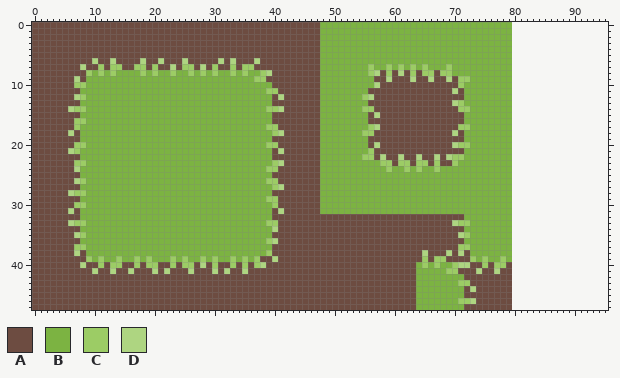
Pixel-art file -- TinyRPG/Assets/Art/Environment/Grass/Grass.aseprite. The picture above is the old version.
80x48 pixels, 1 frame. The old version is drawn lined up with the new one, on the new canvas.
Palette (. is transparent): A #6d4c41  B #7cb342  C #9ccc65  D #aed581
Once edited:
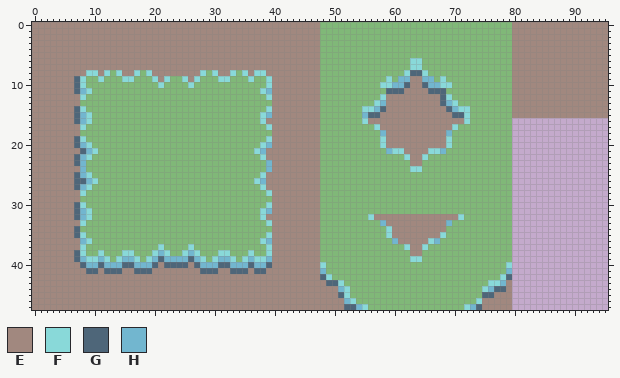
Colours new in this view: E #a1887f  F #89d9d9  G #4e6679  H #72b6cf
The exact change:
canvas 80x48 -> 96x48
colour B: #7cb342 -> #80b878
Changed rows in their new state; - is a pixel that keeps its letter.
first column x 0:
 0 EEEEEEEEEEEEEEEEEEEEEEEEEEEEEEEEEEEEEEEEEEEEEEEE--------------------------------EEEEEEEEEEEEEEEE
 1 EEEEEEEEEEEEEEEEEEEEEEEEEEEEEEEEEEEEEEEEEEEEEEEE--------------------------------EEEEEEEEEEEEEEEE
 2 EEEEEEEEEEEEEEEEEEEEEEEEEEEEEEEEEEEEEEEEEEEEEEEE--------------------------------EEEEEEEEEEEEEEEE
 3 EEEEEEEEEEEEEEEEEEEEEEEEEEEEEEEEEEEEEEEEEEEEEEEE--------------------------------EEEEEEEEEEEEEEEE
 4 EEEEEEEEEEEEEEEEEEEEEEEEEEEEEEEEEEEEEEEEEEEEEEEE--------------------------------EEEEEEEEEEEEEEEE
 5 EEEEEEEEEEEEEEEEEEEEEEEEEEEEEEEEEEEEEEEEEEEEEEEE--------------------------------EEEEEEEEEEEEEEEE
 6 EEEEEEEEEEEEEEEEEEEEEEEEEEEEEEEEEEEEEEEEEEEEEEEE---------------FF---------------EEEEEEEEEEEEEEEE
 7 EEEEEEEEEEEEEEEEEEEEEEEEEEEEEEEEEEEEEEEEEEEEEEEE--------B--B-B-FFB---B----------EEEEEEEEEEEEEEEE
 8 EEEEEEEEEFFEFBFEEFBFEEEEEEEEF-FEEF-FEFFEEEEEEEEE--------BBBBBBFGGFBBBB----------EEEEEEEEEEEEEEEE
 9 EEEEEEEGF--F---FF---FEF--FEF---FF---FBBFEEEEEEEE---------BBFBHHEEHHBFBBBB-------EEEEEEEEEEEEEEEE
10 EEEEEEEGF------------F----F------------FEEEEEEEE---------BFFHHGEEGHHFFBB--------EEEEEEEEEEEEEEEE
11 EEEEEEEGHF----------------------------FHEEEEEEEE--------BBBGGGEEEEGGGBBB--------EEEEEEEEEEEEEEEE
12 EEEEEEEEF------------------------------FEEEEEEEE-------BBBFEEEEEEEEEGFBB--------EEEEEEEEEEEEEEEE
13 EEEEEEEE--------------------------------EEEEEEEE--------BFHEEEEEEEEEGHFB--------EEEEEEEEEEEEEEEE
14 EEEEEEEGF------------------------------FEEEEEEEE-------FFHGEEEEEEEEEEGHFF-------EEEEEEEEEEEEEEEE
15 EEEEEEEGHF----------------------------FHEEEEEEEE-------HGGEEEEEEEEEEEEGGF-------EEEEEEEEEEEEEEEE
16 EEEEEEEGHF----------------------------FEEEEEEEEE-------FEEEEEEEEEEEEEEEEF-----------------------
17 EEEEEEEEF------------------------------FEEEEEEEE--------BFEEEEEEEEEEEEFBB-----------------------
18 EEEEEEEE--------------------------------EEEEEEEE-------BBBHEEEEEEEEEEHBB------------------------
19 EEEEEEEGF------------------------------FEEEEEEEE--------BBFEEEEEEEEEEFBB------------------------
20 EEEEEEEGHF----------------------------FHEEEEEEEE--------BBFEEEEEEEEEEFBBB-----------------------
21 EEEEEEEEGHF--------------------------FHEEEEEEEEE--------BBBHFFEEEEFFHBBB------------------------
22 EEEEEEEGHF----------------------------FEEEEEEEEE-------BBBBBBBFEEFBBBBBB------------------------
23 EEEEEEEGH------------------------------HEEEEEEEE----------BBBBBEEBBBBBB-------------------------
24 EEEEEEEEH------------------------------HEEEEEEEE-----------B--BFF--B----------------------------
25 EEEEEEEGHF----------------------------FEEEEEEEEE------------------------------------------------
26 EEEEEEEGGHF--------------------------FHEEEEEEEEE------------------------------------------------
27 EEEEEEEGHF----------------------------FEEEEEEEEE------------------------------------------------
28 EEEEEEEEF------------------------------FEEEEEEEE------------------------------------------------
29 EEEEEEEE-------------------------------BEEEEEEEE------------------------------------------------
30 EEEEEEEGF------------------------------FEEEEEEEE------------------------------------------------
31 EEEEEEEGHF----------------------------FHEEEEEEEE------------------------------------------------
32 EEEEEEEGHF----------------------------FEEEEEEEEEBBBBBBBBFEEEEEEEEEEEEEEF------------------------
33 EEEEEEEEF------------------------------FEEEEEEEEBBBBBBBBBBHEEEEEEEEEEHBBB-----------------------
34 EEEEEEEG--------------------------------EEEEEEEEBBBBBBBBBBBFEEEEEEEEEBBB------------------------
35 EEEEEEEGF------------------------------FEEEEEEEEBBBBBBBBBBBFEEEEEEEEFBBBB-----------------------
36 EEEEEEEEHF----------------------------FHEEEEEEEEBBBBBBBBBBBBHEEEEEFHBBBB------------------------
37 EEEEEEEEF------------F----F------------FEEEEEEEEBBBBBBBBBBBBBBFEEFBBBBBBB-----------------------
38 EEEEEEEGF--F---FF---FHF--FHF---FF---F--FEEEEEEEEBBBBBBBBBBBBBBBEEBBBBBBBB-----------------------
39 EEEEEEEGHFFHF-FHHF-FHGHHHHGHF-FHHF-FHFFHEEEEEEEEBBBBBBBBBBBBBBBFFBBBBBBBBB-B--B-----------------
40 EEEEEEEEGHHGHHHGGHHHGEGGGGEGHHHGGHHHGHHGEEEEEEEEFBBBBBBBBBBBBBBB-B-B--BBBBBBBBBF----------------
41 EEEEEEEEEGGEGGGEEGGGEEEEEEEEGGGEEGGGEGGEEEEEEEEEHBBBBBBBBBBBBBBB-----BBBBBBBBBBH----------------
42 EEEEEEEEEEEEEEEEEEEEEEEEEEEEEEEEEEEEEEEEEEEEEEEEGFBBBBBBBBBBBBBB--------BBBBBBFG----------------
43 EEEEEEEEEEEEEEEEEEEEEEEEEEEEEEEEEEEEEEEEEEEEEEEEEGGFBBBBBBBBBBBB-------BBBBBFFHE----------------
44 EEEEEEEEEEEEEEEEEEEEEEEEEEEEEEEEEEEEEEEEEEEEEEEEEEEHFBBBBBBBBBBB--------BBBFHGGE----------------
45 EEEEEEEEEEEEEEEEEEEEEEEEEEEEEEEEEEEEEEEEEEEEEEEEEEEGFBBBBBBBBBBB--------BBBGGEEE----------------
46 EEEEEEEEEEEEEEEEEEEEEEEEEEEEEEEEEEEEEEEEEEEEEEEEEEEEHFBBBBBBBBBB-------BBBFEEEEE----------------
47 EEEEEEEEEEEEEEEEEEEEEEEEEEEEEEEEEEEEEEEEEEEEEEEEEEEEGGHFBBBBBBBB--------FHGEEEEE----------------
